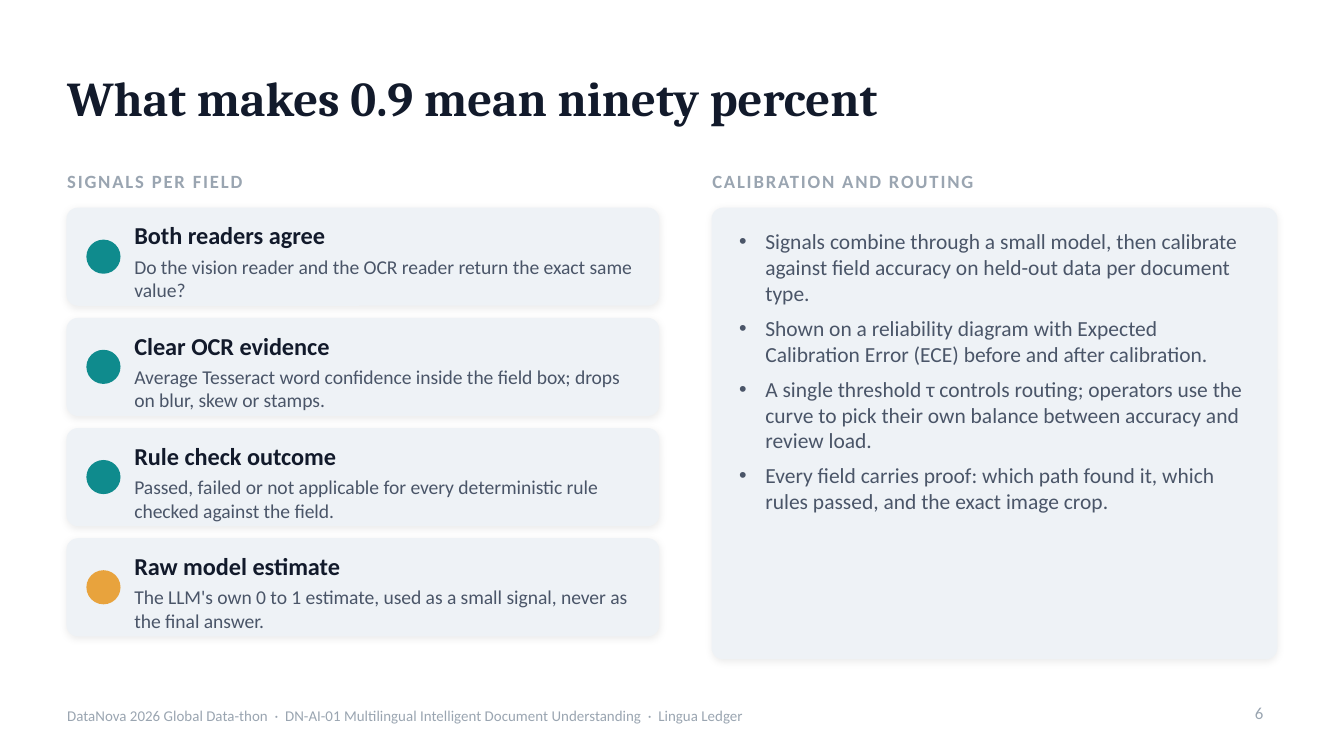
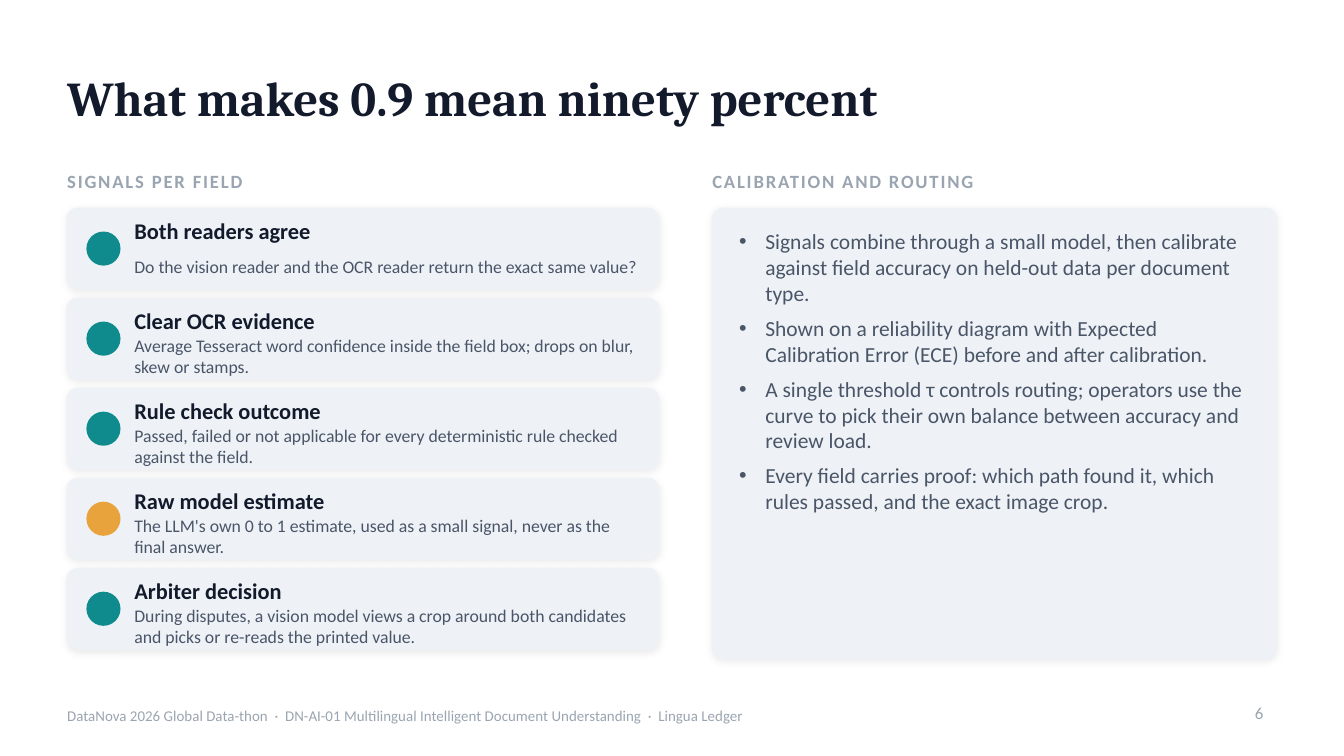
Before and after one commit to rishavnaskar/lingua-ledger, a slide deck: slide 6 of deck/LinguaLedger-DataNova2026-Round1.pptx. Drawn at 1344x756 pixels with LibreOffice and Linux fonts; fonts in the diff are those of the drawing. Boxes give left, top, right and bottom in pixels: in the first picture for what was removed or moved away, otherwise in the second. Text is boxed around its words. In the diff, an @@ line names an element or a change of style, - is before the commit and + after.

Commit message:
Arbiter for reader disputes, anomaly checks with vendor memory, learning from review
The arbiter sends a crop around both candidate values to the vision model when
the readers disagree. Measured on the 198-document run: overriding values did
not help (76.3% to 75.4% on disputed fields), so the verdict is a confidence
signal by default (ECE 0.022 to 0.016). Deterministic anomaly checks compare a
document against a ledger memory of posted vendors. Reviewer decisions refit the
isotonic calibrator on the spot; the web shows the effect before and after.

```diff
--- a/deck/LinguaLedger-DataNova2026-Round1.pptx
+++ b/deck/LinguaLedger-DataNova2026-Round1.pptx
@@ rounded rectangle resized from (x1=67, y1=208, x2=659, y2=305) to (x1=67, y1=208, x2=659, y2=289) @@
@@ ellipse moved from (x1=87, y1=241, x2=120, y2=273) to (x1=87, y1=233, x2=120, y2=265) @@
@@ rounded rectangle resized from (x1=67, y1=319, x2=659, y2=415) to (x1=67, y1=298, x2=659, y2=379) @@
@@ ellipse moved from (x1=87, y1=351, x2=120, y2=383) to (x1=87, y1=323, x2=120, y2=355) @@
@@ text "Clear OCR evidence" moved from (x1=134, y1=338, x2=330, y2=355) to (x1=134, y1=313, x2=315, y2=329) @@
@@ text "Average Tesseract word confidence inside ..." moved from (x1=134, y1=370, x2=620, y2=410) to (x1=134, y1=339, x2=634, y2=376) @@
@@ rounded rectangle added at (x1=67, y1=388, x2=659, y2=469), fill #EEF2F6, outline #EEF2F6 0.75 pt @@
@@ ellipse moved from (x1=87, y1=461, x2=120, y2=493) to (x1=87, y1=413, x2=120, y2=445) @@
@@ text "Rule check outcome" moved from (x1=134, y1=448, x2=336, y2=465) to (x1=134, y1=403, x2=320, y2=419) @@
@@ text "Passed, failed or not applicable ..." moved from (x1=134, y1=480, x2=598, y2=522) to (x1=134, y1=429, x2=618, y2=466) @@
@@ proportions changed in 4 elements at (x1=67, y1=208, x2=659, y2=289), (x1=67, y1=569, x2=659, y2=649), (x1=67, y1=298, x2=659, y2=379), (x1=67, y1=478, x2=659, y2=559) @@
@@ rounded rectangle resized from (x1=67, y1=429, x2=659, y2=526) to (x1=67, y1=478, x2=659, y2=559) @@
@@ ellipse moved from (x1=87, y1=571, x2=120, y2=603) to (x1=87, y1=503, x2=120, y2=535) @@
@@ size 13 to 12 pt in 4 elements at (x1=134, y1=223, x2=311, y2=243), (x1=134, y1=313, x2=315, y2=329), (x1=134, y1=403, x2=320, y2=419), (x1=134, y1=493, x2=325, y2=509) @@
@@ text "Raw model estimate" moved from (x1=134, y1=558, x2=340, y2=575) to (x1=134, y1=493, x2=325, y2=509) @@
@@ size 10.5 to 9.5 pt in 4 elements at (x1=134, y1=260, x2=637, y2=273), (x1=134, y1=339, x2=634, y2=376), (x1=134, y1=429, x2=618, y2=466), (x1=134, y1=519, x2=610, y2=553) @@
@@ text "The LLM's own 0 to ..." moved from (x1=134, y1=590, x2=627, y2=628) to (x1=134, y1=519, x2=610, y2=553) @@
@@ rounded rectangle resized from (x1=67, y1=539, x2=659, y2=636) to (x1=67, y1=569, x2=659, y2=649) @@
@@ ellipse added at (x1=87, y1=593, x2=120, y2=625), fill #0F8B8D, outline #0F8B8D 1 pt @@
@@ text added at (x1=134, y1=583, x2=281, y2=599), 12 pt, text #121A2B, bold @@
+Arbiter decision
@@ text added at (x1=134, y1=609, x2=627, y2=646), 9.5 pt, text #4A5568 @@
+During disputes, a vision model views a crop around both candidates and picks or re-reads the printed value.
```
Also in this commit, not shown: 4 other slides changed, 39 other files.
